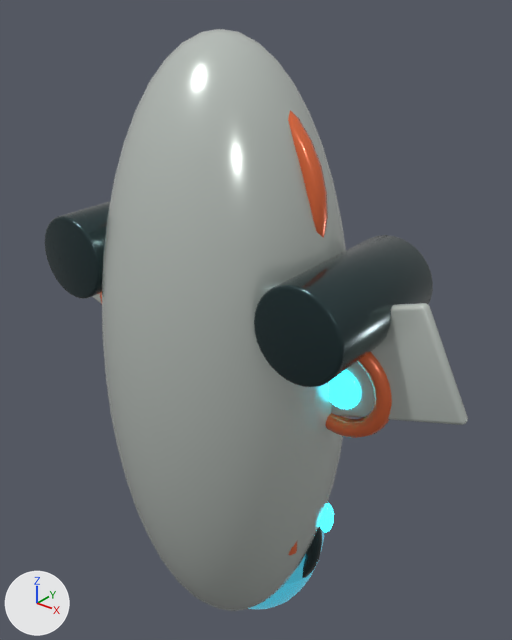
A saved change to the glTF model assets/models/ocean/hero/nereid-micro-sub.glb.
Camera for both pictures: a camera (50 mm lens) standing at (3.54, -4.03, 3.03) and looking at (-0.04, 0.45, 0.26). The lights are fixed; the arrows at lower left show +X, +Y and +Z. The picture after the commit comes second. Where no turn or scale is listed for an object, it has been applied to the vertices.

The scene before the commit, as lines of its bpy script (objects in view):
```python
ob_aft_service_ring = bpy.data.objects.new('aft-service-ring', me_torus_003)
ob_aft_service_ring.parent = ob_nereid_micro_sub
ob_aft_service_ring.location = (0.0, 0.0, 1.5)
ob_aft_service_ring.rotation_euler = (1.571, 0.0, 0.0)  # degrees (90, 0, 0)
ob_canopy = bpy.data.objects.new('canopy', me_sphere_001)
ob_canopy.location = (0.0, 0.36, -1.92)
ob_canopy_pressure_seal = bpy.data.objects.new('canopy-pressure-seal', me_torus)
ob_canopy_pressure_seal.parent = ob_nereid_micro_sub
ob_canopy_pressure_seal.location = (0.0, 0.29, -1.75)
ob_canopy_pressure_seal.rotation_euler = (1.571, 0.0, 0.0)  # degrees (90, 0, 0)
ob_thruster_1 = bpy.data.objects.new('thruster-1', me_cylinder_002)
ob_thruster_1.parent = ob_nereid_micro_sub
ob_thruster_1.location = (1.16, 0.0, 0.9)
ob_thruster_1.rotation_euler = (1.571, 0.0, 0.0)  # degrees (90, 0, 0)
ob_thruster__1 = bpy.data.objects.new('thruster--1', me_cylinder)
ob_thruster__1.parent = ob_nereid_micro_sub
ob_thruster__1.location = (-1.16, 0.0, 0.9)
ob_thruster__1.rotation_euler = (1.571, 0.0, 0.0)  # degrees (90, 0, 0)
ob_thruster_shroud_1 = bpy.data.objects.new('thruster-shroud-1', me_torus_002)
ob_thruster_shroud_1.parent = ob_nereid_micro_sub
ob_thruster_shroud_1.location = (1.16, 0.0, 0.24)
ob_thruster_shroud_1.rotation_euler = (1.571, 0.0, 0.0)  # degrees (90, 0, 0)
ob_thruster_shroud__1 = bpy.data.objects.new('thruster-shroud--1', me_torus_001)
ob_thruster_shroud__1.parent = ob_nereid_micro_sub
ob_thruster_shroud__1.location = (-1.16, 0.0, 0.24)
ob_thruster_shroud__1.rotation_euler = (1.571, 0.0, 0.0)  # degrees (90, 0, 0)
# also in view: 'thruster-core-1' at (1.16, 0.0, 0.22); 'hydrodynamic-hull' at (0.0, 0.0, 0.0); 'manta-fin-1' at (1.43, 0.04, 0.44)
```
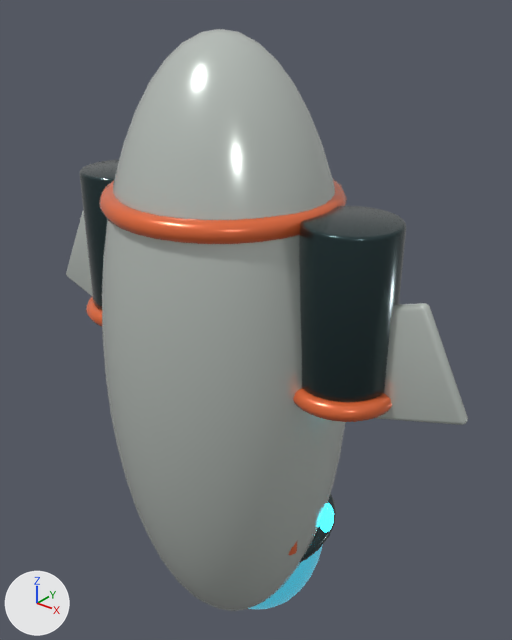
Location of each change, (x1, y1, x2, y2) in pixels of the pictures (512 x 640 px):
'thruster-1', turned
    before: (254, 235, 433, 387)
    after: (299, 206, 406, 402)
'aft-service-ring', turned
    before: (288, 110, 328, 238)
    after: (99, 179, 347, 244)
'thruster--1', turned
    before: (45, 202, 110, 298)
    after: (80, 160, 119, 310)
'thruster-shroud-1', turned
    before: (326, 352, 392, 438)
    after: (293, 388, 392, 422)
'canopy-pressure-seal', turned
    before: (302, 525, 322, 578)
    after: (299, 494, 336, 563)
'thruster-shroud--1', turned (mostly hidden before)
    before: (100, 293, 102, 305)
    after: (86, 296, 102, 326)

What the commit changed:
Object 'aft-service-ring' (ob_aft_service_ring) turns from (90, 0, 0) to (0, 0, 0) degrees about x, y and z.
Object 'canopy-pressure-seal' (ob_canopy_pressure_seal) turns from (90, 0, 0) to (0, 0, 0) degrees about x, y and z.
Object 'thruster-1' (ob_thruster_1) turns from (90, 0, 0) to (0, 0, 0) degrees about x, y and z.
Object 'thruster--1' (ob_thruster__1) turns from (90, 0, 0) to (0, 0, 0) degrees about x, y and z.
Object 'thruster-shroud-1' (ob_thruster_shroud_1) turns from (90, 0, 0) to (0, 0, 0) degrees about x, y and z.
Object 'thruster-shroud--1' (ob_thruster_shroud__1) turns from (90, 0, 0) to (0, 0, 0) degrees about x, y and z.
